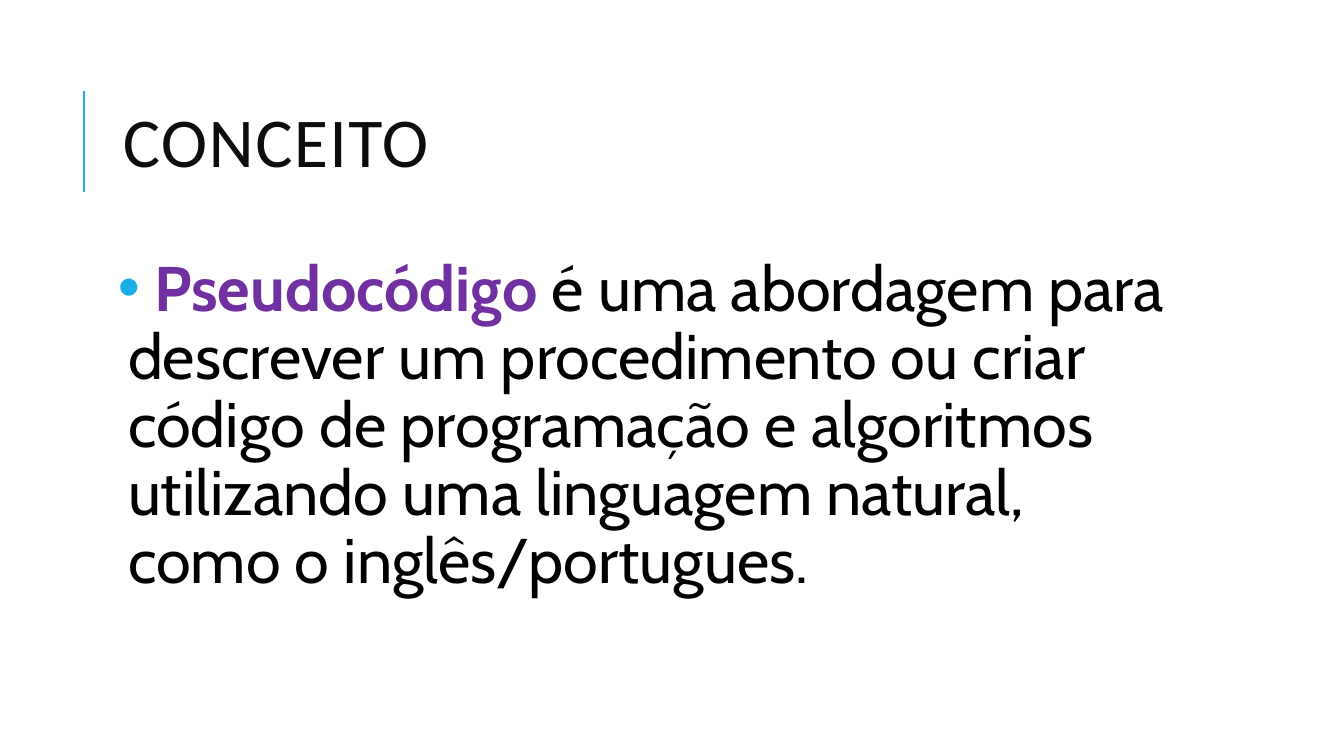
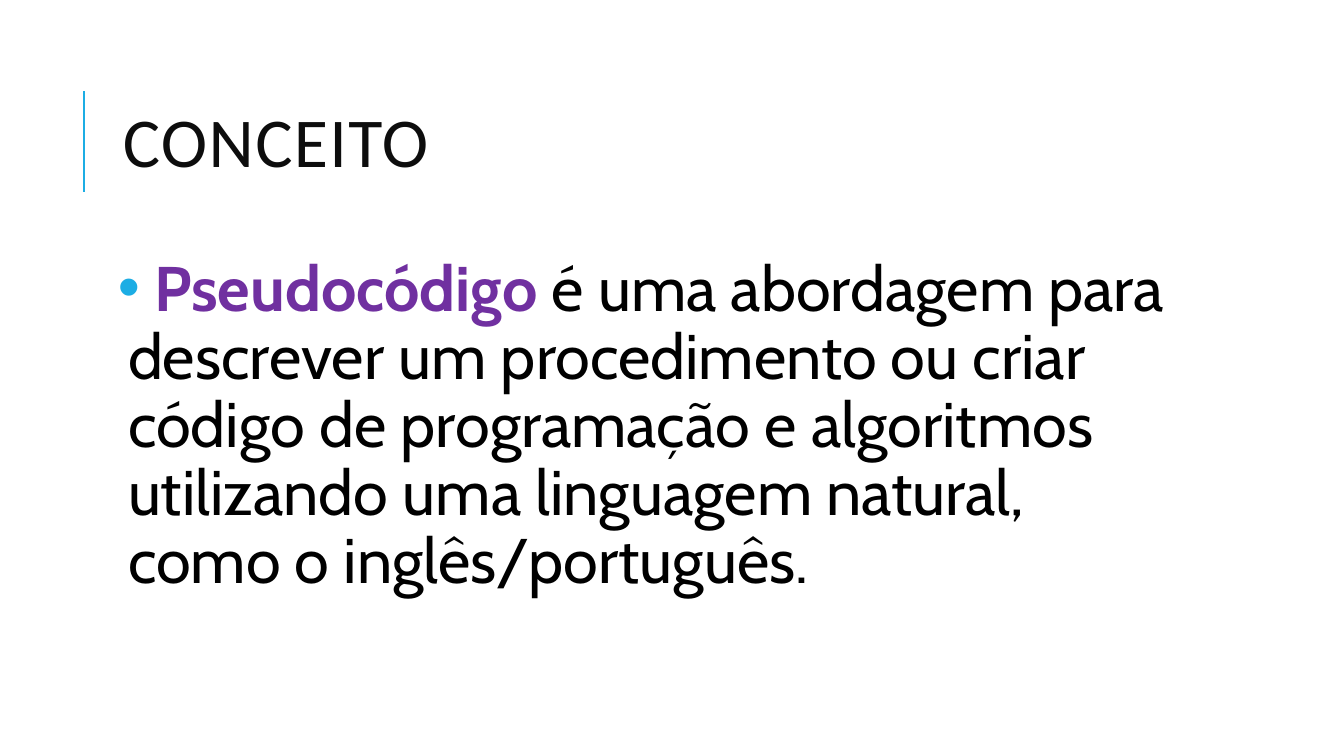
Before and after one commit to danhpaiva/una-teach-mca-202602, a slide deck: slide 4 of slide/teorica/01/01.raciocinio_logico_alg.pptx. Drawn at 1344x756 pixels with LibreOffice and Linux fonts; fonts in the diff are those of the drawing. Boxes give left, top, right and bottom in pixels: in the first picture for what was removed or moved away, otherwise in the second. Text is boxed around its words. In the diff, an @@ line names an element or a change of style, - is before the commit and + after.

```diff
--- a/slide/teorica/01/01.raciocinio_logico_alg.pptx
+++ b/slide/teorica/01/01.raciocinio_logico_alg.pptx
@@ text at (128, 263, 1164, 598): text changed @@
-• Pseudocódigo é uma abordagem para descrever um procedimento ou criar código de programação e algoritmos utilizando uma linguagem natural, como o inglês/portugues.
+• Pseudocódigo é uma abordagem para descrever um procedimento ou criar código de programação e algoritmos utilizando uma linguagem natural, como o inglês/português.
```
Also in this commit, not shown: 3 other slides changed, 1 slide added, 8 slides removed, 1 other file.
